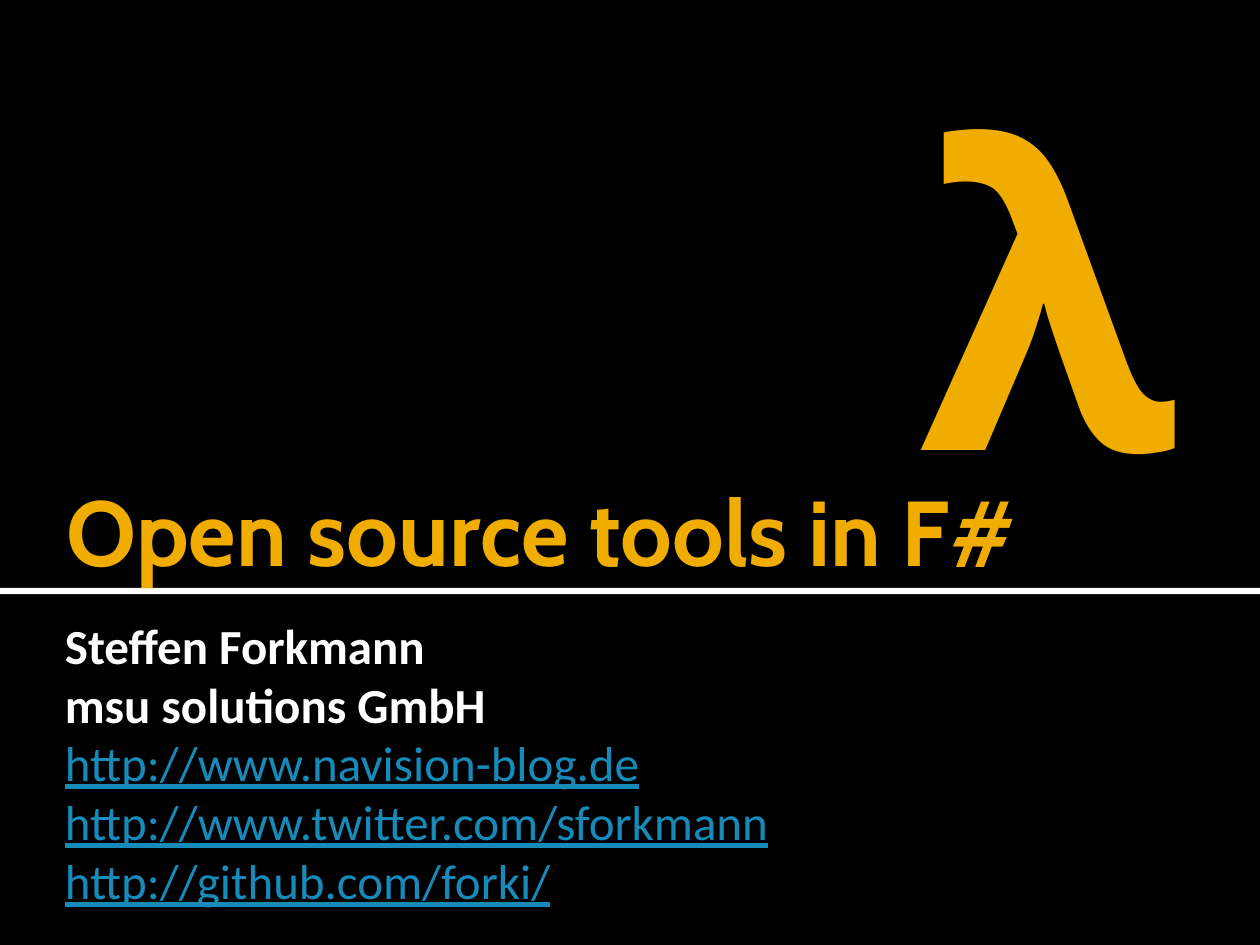
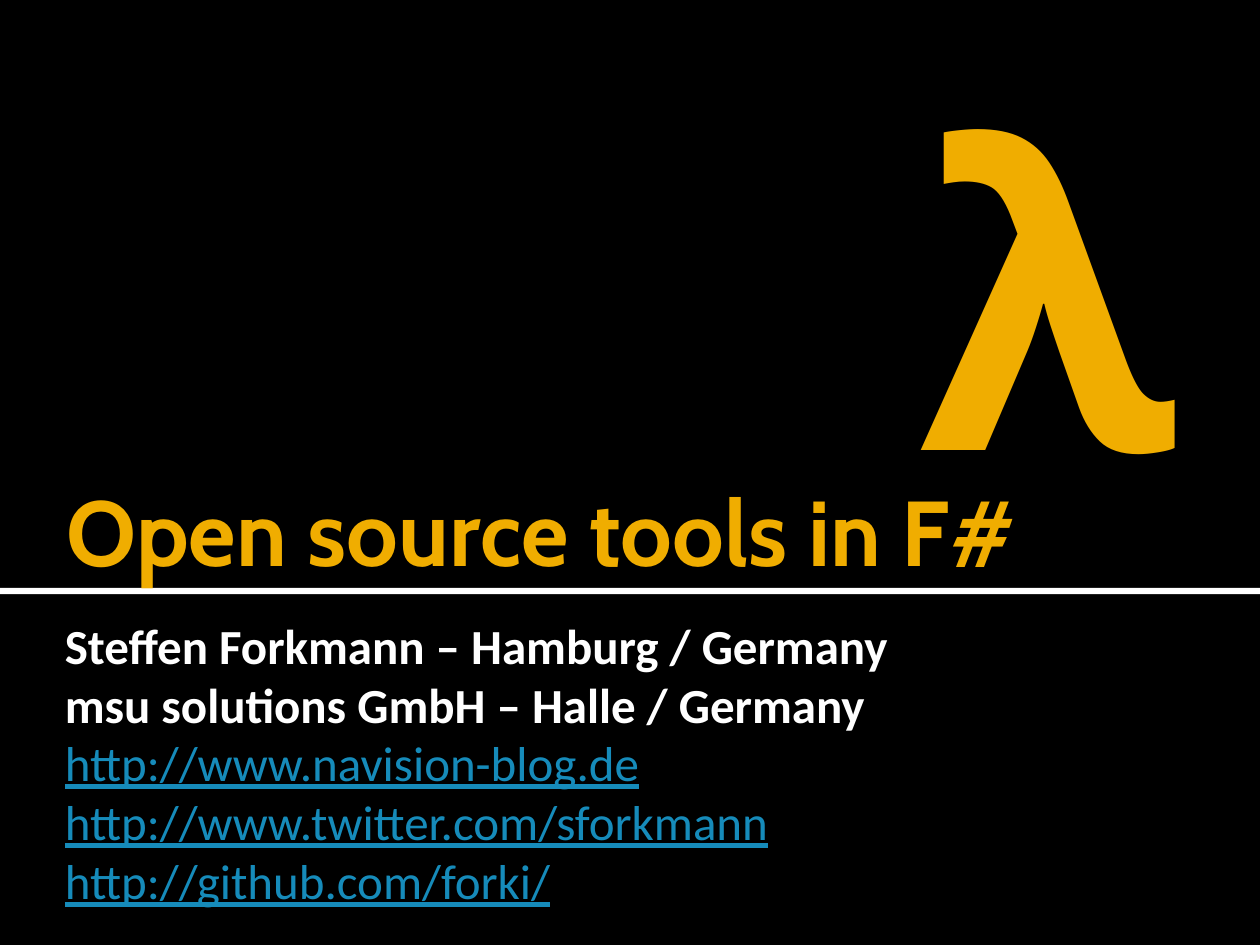
Before and after one commit to forki/TechEdTalk, a slide deck: slide 1 of Meeting.pptx. Drawn at 1260x945 pixels with LibreOffice and Linux fonts; fonts in the diff are those of the drawing. Boxes give left, top, right and bottom in pixels: in the first picture for what was removed or moved away, otherwise in the second. Text is boxed around its words. In the diff, an @@ line names an element or a change of style, - is before the commit and + after.

```diff
--- a/Meeting.pptx
+++ b/Meeting.pptx
@@ text at (65, 629, 888, 731): text changed @@
-Steffen Forkmann
-msu solutions GmbH
+Steffen Forkmann – Hamburg / Germany
+msu solutions GmbH – Halle / Germany
```
Also in this commit, not shown: 8 other slides changed, 6 slides added.
